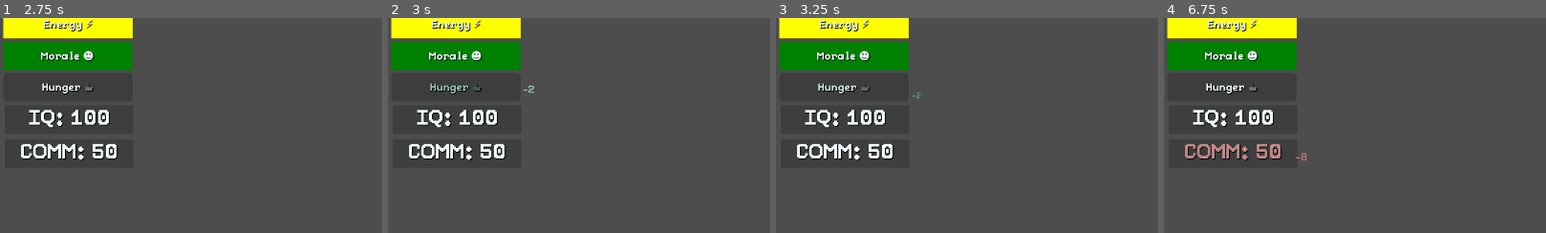
Above: before the commit, frames 1-4 (left to right).
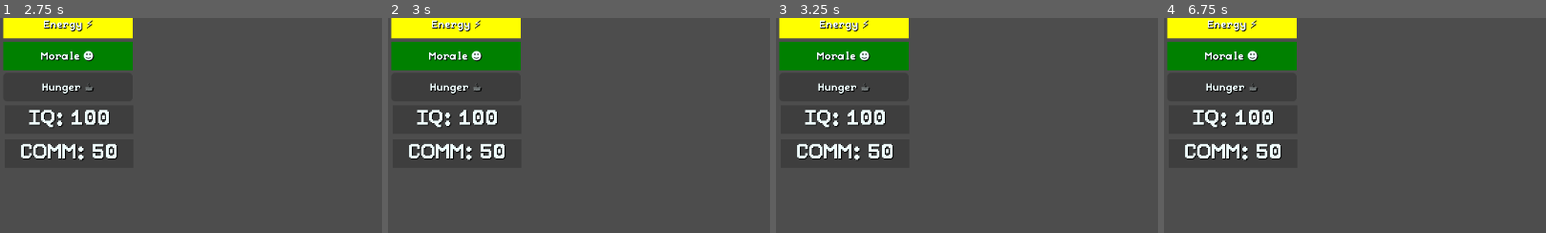
Above: after the commit, the same moments.

Repository: yuwex/bitcamp2025
Game: Godot game, scene res://scenes/statsdisplay/statsdisplay.tscn
The game is run twice, just before and just after one commit, with the same random seed, the same clock (stepped at 60 frames per second) and the same inputs. This scene is started directly instead of the project's main scene.
Inputs:
- Up to frame 1 (2.75 s): tap Enter at 0.5, 2 s; hold D (right) 0.53-1.28 s; tap Space (interact) at 0.6, 1.25, 2.1 s; hold S (down) 1.28-2.03 s; tap Shift (sprint) at 1.35 s; hold D (right) from 2.03 s (still down)
- Up to frame 2 (3 s): tap Space (interact) at 2.75 s; release D (right) at 2.78 s; hold W (up) from 2.78 s (still down); tap Shift (sprint) at 2.85 s
- Up to frame 3 (3.25 s): keep holding W (up)
- Up to frame 4 (6.75 s): tap Enter at 3.5 s; release W (up) at 3.53 s; hold A (left) 3.53-5.03 s; tap Space (interact) at 3.6, 4.25, 5.1, 6.6 s; tap Shift (sprint) at 4.35, 5.85 s; hold S (down) 5.03-5.78 s; hold D (right) 5.78-6.53 s; hold W (up) from 6.53 s (still down)
The pictures show only the part of the screen within x 0-50%, y 3-53%; the shares and areas given below are measured in that part.

Frame 1 is identical in both runs. In frame 2, 0.2% of the frame differs, in the area x 11-39%, y 30-36%; in frame 3, 0.1%; in frame 4, 1.0%, in the area x 5-38%, y 58-67%.

Commit message:
add more signals or smthn

Diff:
--- a/scenes/gamelogic/global_signals.gd
+++ b/scenes/gamelogic/global_signals.gd
@@ -4,3 +4,5 @@
 signal events_ignored()
 signal event_started()
 signal event_completed()
+
+signal effects_applied(effect: Array[Event.Effect])
--- a/scenes/statsdisplay/statsdisplay.gd
+++ b/scenes/statsdisplay/statsdisplay.gd
@@ -24,6 +24,7 @@
 var COLOR_NORMAL: Color = Color.AZURE
 
 var stats: Dictionary[Stats.StatType, float] = {}
+
 @onready var labels: Dictionary[Stats.StatType, Label] = {
 	Stats.StatType.HUNGER: hunger_label,
 	Stats.StatType.ENERGY: energy_label,
@@ -51,8 +52,7 @@
 	sb.bg_color = Color.DARK_RED
 	hunger_bar.add_theme_stylebox_override('fill', sb)
 
-
-
+	GlobalSignals.connect("effects_applied", _on_effects_applied)
 
 func _process(delta: float):
 	for stat in stats:
@@ -85,11 +85,15 @@
 
 	### TESTING
 
-	if Input.is_action_just_pressed('up'):
-		var effect = Event.Effect.new({'stat': Stats.StatType.keys().pick_random(), 'value': randi_range(-10, 10), 'type': 'ADDITIVE'})
-		_on_effect(effect)
+	#if Input.is_action_just_pressed('up'):
+		#var effect = Event.Effect.new({'stat': Stats.StatType.keys().pick_random(), 'value': randi_range(-10, 10), 'type': 'ADDITIVE'})
+		#on_effect(effect)
 
-func _on_effect(effect: Event.Effect):
+func _on_effects_applied(effects: Array[Event.Effect]):
+	for effect in effects:
+		on_effect(effect)
+
+func on_effect(effect: Event.Effect):
 
 	var positive = ((effect.type == Event.StatChangeType.MULTIPLICATIVE
 		and effect.value >= 1)
